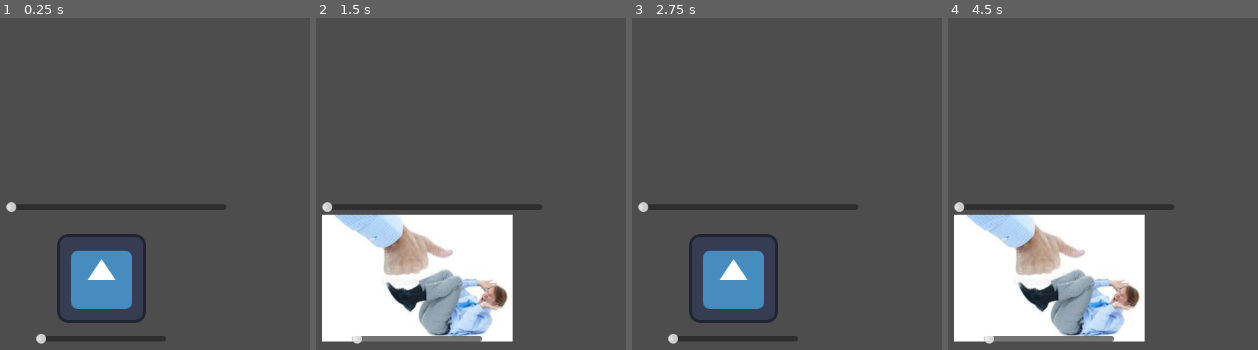
Above: before the commit, frames 1-4 (left to right).
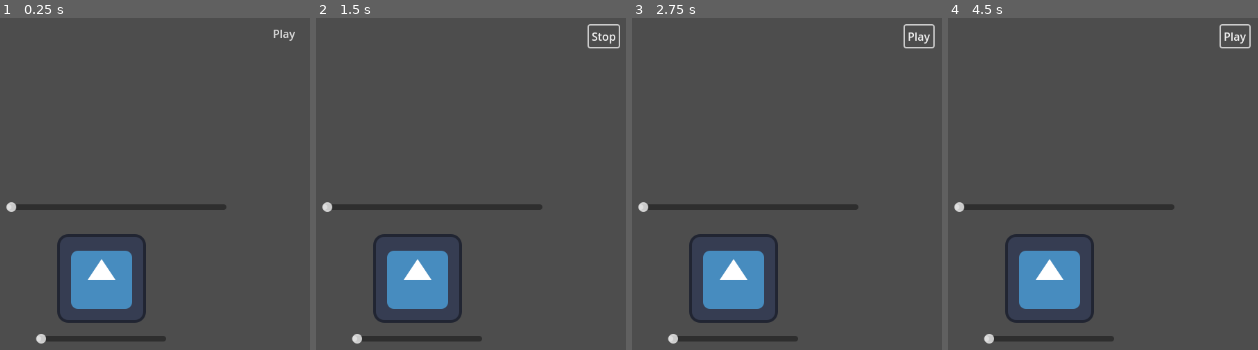
Above: after the commit, the same moments.

Repository: Ava-TU/MusicAssignment2024
Game: Godot game, scene res://Music.tscn
Same seed, same stepped clock (60 frames per second), same inputs: the game is played once before the commit and once after it. The project has no main scene, so this scene is started directly. The engine's default icon, where the game draws it, is replaced by a stand-in: a white triangle on a blue panel in a dark square.
Inputs (mouse positions are in pixels of both pictures, inside the frame that each line leads up to):
- Up to frame 1 (0.25 s): no input
- Up to frame 2 (1.5 s): click (418, 276) at 0.5 s; click (601, 34) at 1.25 s, where only the run after the commit has a clickable "Play"
- Up to frame 3 (2.75 s): click (920, 37) at 2 s, where only the run after the commit has a clickable "Stop"
- Up to frame 4 (4.5 s): click (1236, 37) at 2.75 s, where only the run after the commit has a clickable "Play"; click (1050, 276) at 3.5 s; click (1236, 37) at 4.25 s, where only the run after the commit has a clickable "Stop"

The runs differ from the first frame. In frame 1, 0.1% of the frame differs, in the area x 88-96%, y 3-7%; in frame 2, 24%; in frame 3, 0.3%; in frame 4, 24%, in the area x 1-98%, y 1-98%.

Commit message:
loop and play/stop button

Diff:
--- a/musicinstrumenttoy/ButtonAudio.gd
+++ b/musicinstrumenttoy/ButtonAudio.gd
@@ -1,4 +1,4 @@
-extends Button
+extends Node2D
 
 
 # Called when the node enters the scene tree for the first time.
@@ -11,19 +11,18 @@
 	pass
 
 
-func _on_pressed() -> void:
-	%Button.play()
-	print("1")
-	%Sprite2D.texture = load("res://wallpaper1.jpg") # changes sprite by loading in another image
-	await get_tree().create_timer(1.0).timeout
-	%Sprite2D.texture = load("res://icon.svg")
 
 
-func _on_h_slider_value_changed(value: float) -> void:
-	%Button.pitch_scale = value
+func _on_button_button_down() -> void:
+
 	pass # Replace with function body.
 
 
-func _on_volume_value_changed(value: float) -> void:
-	%Button.volume_db = value
+func _on_play_button_down() -> void:
+	if %AudioPlay.playing:
+		%Play.text = "Play"
+		%AudioPlay.stop()
+	else:
+		%Play.text = "Stop"
+		%AudioPlay.play()
 	pass # Replace with function body.
--- a/musicinstrumenttoy/Music.tscn
+++ b/musicinstrumenttoy/Music.tscn
@@ -8,7 +8,12 @@
 
 [sub_resource type="StyleBoxEmpty" id="StyleBoxEmpty_qwlir"]
 
+[sub_resource type="StyleBoxEmpty" id="StyleBoxEmpty_pxh6p"]
+
+[sub_resource type="StyleBoxEmpty" id="StyleBoxEmpty_jmk0q"]
+
 [node name="Node2D" type="Node2D"]
+script = ExtResource("2_ymoms")
 
 [node name="Sprite2D" type="Sprite2D" parent="."]
 unique_name_in_owner = true
@@ -23,7 +28,6 @@
 scale = Vector2(-15.3078, 15.3361)
 theme_override_styles/focus = SubResource("StyleBoxEmpty_1pwrs")
 theme_override_styles/normal = SubResource("StyleBoxEmpty_qwlir")
-script = ExtResource("2_ymoms")
 
 [node name="Button" type="AudioStreamPlayer2D" parent="Sprite2D/Button"]
 unique_name_in_owner = true
@@ -43,6 +47,24 @@
 offset_right = 338.0
 offset_bottom = 405.0
 
-[connection signal="pressed" from="Sprite2D/Button" to="Sprite2D/Button" method="_on_pressed"]
+[node name="Play" type="Sprite2D" parent="."]
+position = Vector2(542, 226)
+
+[node name="Play" type="Button" parent="Play"]
+unique_name_in_owner = true
+offset_left = -137.0
+offset_top = -91.0
+offset_right = -129.0
+offset_bottom = -83.0
+theme_override_styles/hover = SubResource("StyleBoxEmpty_pxh6p")
+theme_override_styles/normal = SubResource("StyleBoxEmpty_jmk0q")
+text = "Play"
+
+[node name="AudioPlay" type="AudioStreamPlayer2D" parent="Play/Play"]
+unique_name_in_owner = true
+stream = ExtResource("3_43hv5")
+
+[connection signal="button_down" from="Sprite2D/Button" to="." method="_on_button_button_down"]
 [connection signal="value_changed" from="Pitch1" to="Sprite2D/Button" method="_on_h_slider_value_changed"]
 [connection signal="value_changed" from="Volume" to="Sprite2D/Button" method="_on_volume_value_changed"]
+[connection signal="button_down" from="Play/Play" to="." method="_on_play_button_down"]
Not shown, changed: musicinstrumenttoy/AudioTest.ogg.import
Not shown: 1 places in musicinstrumenttoy/Music.tscn that only renumber resources
